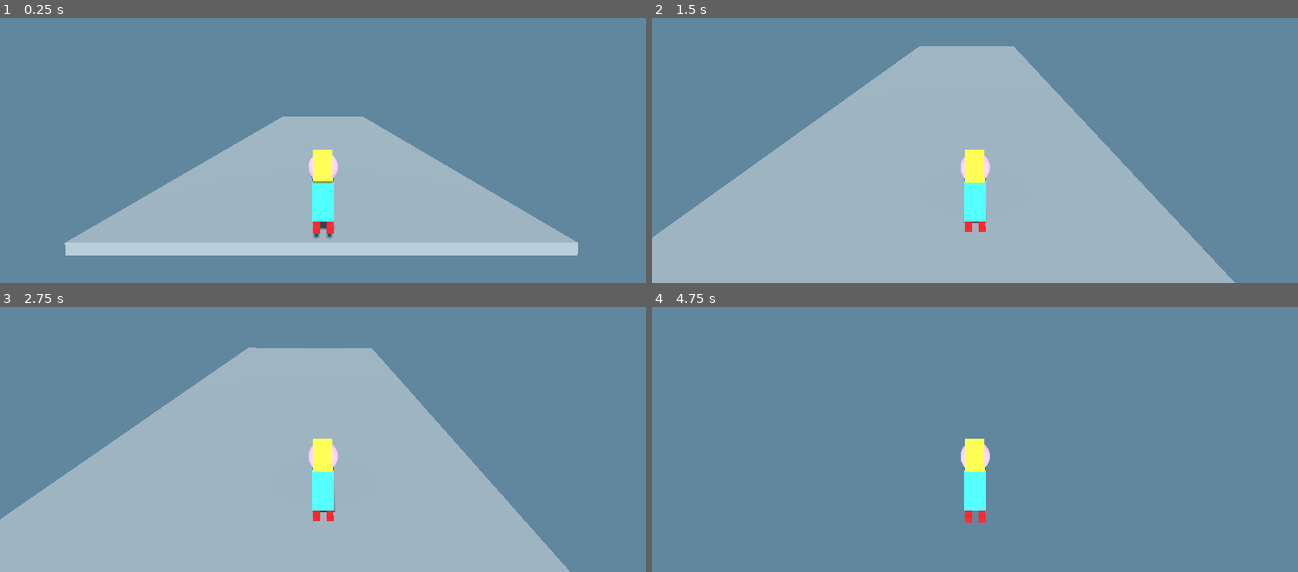
Above: before the commit, frames 1-4 (two rows, left to right).
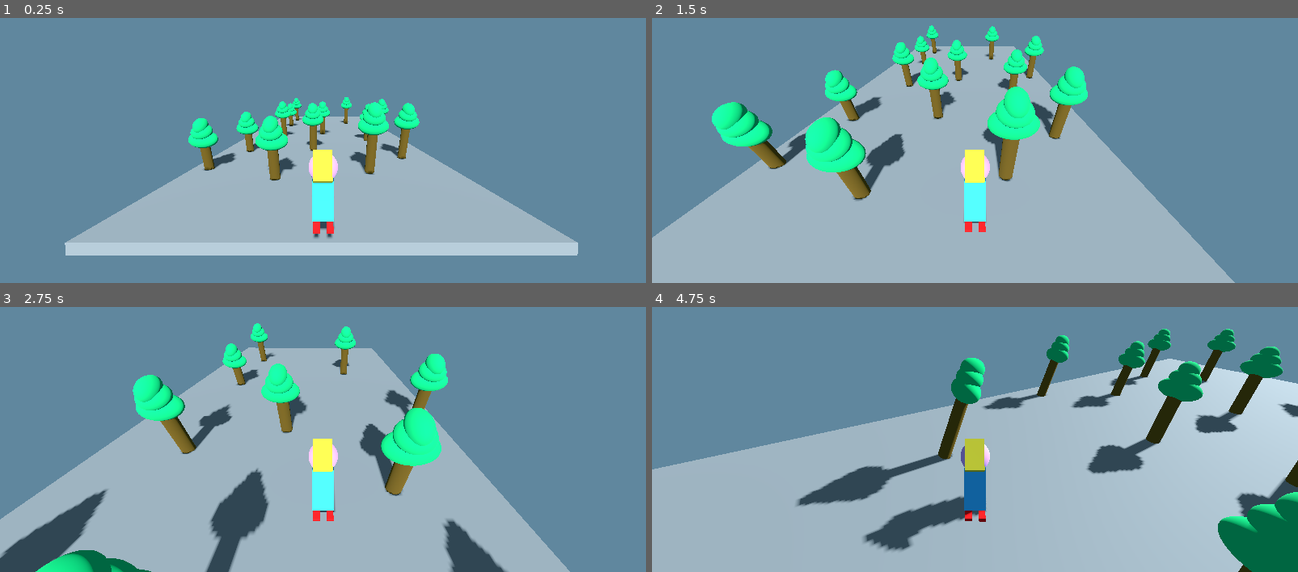
Above: after the commit, the same moments.

Repository: badorius/godot_zenva
Game: Godot game, scene res://Collision/Collision.tscn
Two runs of this game, one before a commit and one after it. Both use one fixed random seed, a clock stepped at 60 frames per second and the inputs below. This scene is started directly instead of the project's main scene.
Inputs (mouse positions are in pixels of both pictures, inside the frame that each line leads up to):
- Up to frame 1 (0.25 s): no input
- Up to frame 2 (1.5 s): move the mouse to (1117, 84) at 0.52 s; hold Right 0.53-1.28 s; click (1117, 84) at 0.67 s; move the mouse to (845, 118) at 1.27 s; hold Left from 1.28 s (still down)
- Up to frame 3 (2.75 s): move the mouse to (387, 309) at 2.02 s; release Left at 2.03 s; hold Right from 2.03 s (still down)
- Up to frame 4 (4.75 s): move the mouse to (942, 463) at 2.77 s; click (942, 463) at 2.92 s; move the mouse to (1168, 444) at 3.52 s; release Right at 3.53 s; hold Left from 3.53 s (still down); move the mouse to (781, 336) at 4.27 s

The runs differ from the first frame. In frame 1, 3.8% of the frame differs, in the area x 29-65%, y 29-62%; in frame 2, 9.7%; in frame 3, 13%; in frame 4, 65%, in the area x 0-100%, y 8-100%.

Commit message:
Add trees

Diff:
--- a/GodotMiniProjects/Collision/Collision.tscn
+++ b/GodotMiniProjects/Collision/Collision.tscn
@@ -1,6 +1,7 @@
-[gd_scene load_steps=16 format=3 uid="uid://dg2hnjmqb1qh3"]
+[gd_scene load_steps=17 format=3 uid="uid://dg2hnjmqb1qh3"]
 
 [ext_resource type="Script" path="res://Collision/PlayerMovement.gd" id="1_o1mdr"]
+[ext_resource type="PackedScene" uid="uid://bte8q2ulcmebd" path="res://Collision/Tree.tscn" id="2_byklw"]
 
 [sub_resource type="BoxMesh" id="BoxMesh_2l23s"]
 
@@ -61,12 +62,12 @@
 mesh = SubResource("BoxMesh_oh8y6")
 surface_material_override/0 = SubResource("StandardMaterial3D_j67qr")
 
-[node name="skie1" type="MeshInstance3D" parent="Player"]
+[node name="ski1" type="MeshInstance3D" parent="Player"]
 transform = Transform3D(0.161493, 0, 0, 0, 0.110408, 0, 0, 0, 1.31243, 0.155506, -0.450558, -0.0573477)
 mesh = SubResource("BoxMesh_ih4uh")
 surface_material_override/0 = SubResource("StandardMaterial3D_ltp5d")
 
-[node name="skie2" type="MeshInstance3D" parent="Player"]
+[node name="ski2" type="MeshInstance3D" parent="Player"]
 transform = Transform3D(0.161493, 0, 0, 0, 0.110408, 0, 0, 0, 1.31243, -0.151828, -0.450558, -0.0573477)
 mesh = SubResource("BoxMesh_ih4uh")
 surface_material_override/0 = SubResource("StandardMaterial3D_ltp5d")
@@ -76,7 +77,7 @@
 mesh = SubResource("SphereMesh_udxj5")
 surface_material_override/0 = SubResource("StandardMaterial3D_h2u02")
 
-[node name="MeshInstance3D" type="MeshInstance3D" parent="Player"]
+[node name="Hair" type="MeshInstance3D" parent="Player"]
 transform = Transform3D(0.43658, 0, 0, 0, 0.10482, -0.417365, 0, 0.0769387, 0.56861, -0.0124352, 0.955381, 0.0681213)
 mesh = SubResource("BoxMesh_ruxwj")
 surface_material_override/0 = SubResource("StandardMaterial3D_okp6w")
@@ -94,3 +95,41 @@
 
 [node name="WorldEnvironment" type="WorldEnvironment" parent="."]
 environment = SubResource("Environment_ms3tm")
+
+[node name="Tree" parent="." instance=ExtResource("2_byklw")]
+
+[node name="Tree2" parent="." instance=ExtResource("2_byklw")]
+transform = Transform3D(1, 0, 0, 0, 1, 0, 0, 0, 1, -3.08612, 0.483988, 1.18855)
+
+[node name="Tree3" parent="." instance=ExtResource("2_byklw")]
+transform = Transform3D(1, 0, 0, 0, 1, 0, 0, 0, 1, 3.26102, 0.926051, 2.76679)
+
+[node name="Tree4" parent="." instance=ExtResource("2_byklw")]
+transform = Transform3D(1, 0, 0, 0, 1, 0, 0, 0, 1, -4.35809, 1.69243, 5.75836)
+
+[node name="Tree5" parent="." instance=ExtResource("2_byklw")]
+transform = Transform3D(1, 0, 0, 0, 1, 0, 0, 0, 1, -0.55551, 2.13091, 5.53285)
+
+[node name="Tree6" parent="." instance=ExtResource("2_byklw")]
+transform = Transform3D(1, 0, 0, 0, 1, 0, 0, 0, 1, -5.22949, 2.83014, 8.90587)
+
+[node name="Tree7" parent="." instance=ExtResource("2_byklw")]
+transform = Transform3D(1, 0, 0, 0, 1, 0, 0, 0, 1, 4.28503, 2.80296, 7.17387)
+
+[node name="Tree8" parent="." instance=ExtResource("2_byklw")]
+transform = Transform3D(1, 0, 0, 0, 1, 0, 0, 0, 1, 5.02302, -0.0129395, -0.595979)
+
+[node name="Tree9" parent="." instance=ExtResource("2_byklw")]
+transform = Transform3D(1, 0, 0, 0, 1, 0, 0, 0, 1, 2.6622, -2.10216, -6.58532)
+
+[node name="Tree10" parent="." instance=ExtResource("2_byklw")]
+transform = Transform3D(1, 0, 0, 0, 1, 0, 0, 0, 1, -3.30185, -3.38801, -9.59542)
+
+[node name="Tree11" parent="." instance=ExtResource("2_byklw")]
+transform = Transform3D(1, 0, 0, 0, 1, 0, 0, 0, 1, -3.3711, -2.10216, -4.71291)
+
+[node name="Tree12" parent="." instance=ExtResource("2_byklw")]
+transform = Transform3D(1, 0, 0, 0, 1, 0, 0, 0, 1, -1.9305, 3.49062, 10.096)
+
+[node name="Tree13" parent="." instance=ExtResource("2_byklw")]
+transform = Transform3D(1, 0, 0, 0, 1, 0, 0, 0, 1, 2.08251, 3.75062, 9.387)
--- /dev/null
+++ b/GodotMiniProjects/Collision/Tree.tscn
@@ -0,0 +1,39 @@
+[gd_scene load_steps=6 format=3 uid="uid://bte8q2ulcmebd"]
+
+[sub_resource type="CylinderMesh" id="CylinderMesh_uwbg7"]
+
+[sub_resource type="StandardMaterial3D" id="StandardMaterial3D_m55ng"]
+albedo_color = Color(0.431373, 0.317647, 0.0980392, 1)
+
+[sub_resource type="SphereMesh" id="SphereMesh_8h7ln"]
+
+[sub_resource type="StandardMaterial3D" id="StandardMaterial3D_vdfb0"]
+albedo_color = Color(0, 0.768627, 0.427451, 1)
+
+[sub_resource type="CylinderShape3D" id="CylinderShape3D_lpyn7"]
+
+[node name="Tree" type="StaticBody3D"]
+
+[node name="MeshInstance3D" type="MeshInstance3D" parent="."]
+transform = Transform3D(0.420309, 0, 0, 0, 0.976929, 0, 0, 0, 0.41233, 0.00410521, 0.866122, 0)
+mesh = SubResource("CylinderMesh_uwbg7")
+surface_material_override/0 = SubResource("StandardMaterial3D_m55ng")
+
+[node name="MeshInstance3D2" type="MeshInstance3D" parent="."]
+transform = Transform3D(1.25323, 0, 0, 0, 0.749106, 0, 0, 0, 0.788264, 0, 2.13666, 0)
+mesh = SubResource("SphereMesh_8h7ln")
+surface_material_override/0 = SubResource("StandardMaterial3D_vdfb0")
+
+[node name="MeshInstance3D3" type="MeshInstance3D" parent="."]
+transform = Transform3D(0.885094, 0, 0, 0, 0.650003, 0, 0, 0, 0.802815, 0, 2.5173, 0)
+mesh = SubResource("SphereMesh_8h7ln")
+surface_material_override/0 = SubResource("StandardMaterial3D_vdfb0")
+
+[node name="MeshInstance3D4" type="MeshInstance3D" parent="."]
+transform = Transform3D(0.566367, 0, 0, 0, 0.638221, 0, 0, 0, 0.788264, 0, 2.8125, 0)
+mesh = SubResource("SphereMesh_8h7ln")
+surface_material_override/0 = SubResource("StandardMaterial3D_vdfb0")
+
+[node name="CollisionShape3D" type="CollisionShape3D" parent="."]
+transform = Transform3D(0.412275, 0, 0, 0, 3.01293, 0, 0, 0, 0.426869, 0, 0, 0)
+shape = SubResource("CylinderShape3D_lpyn7")
